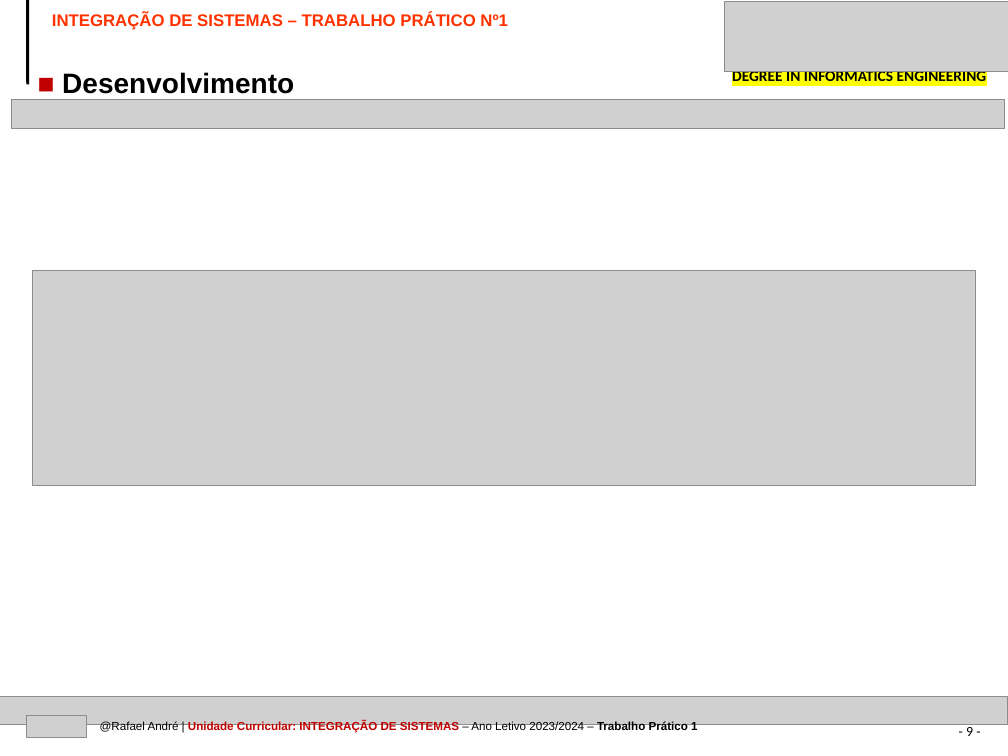
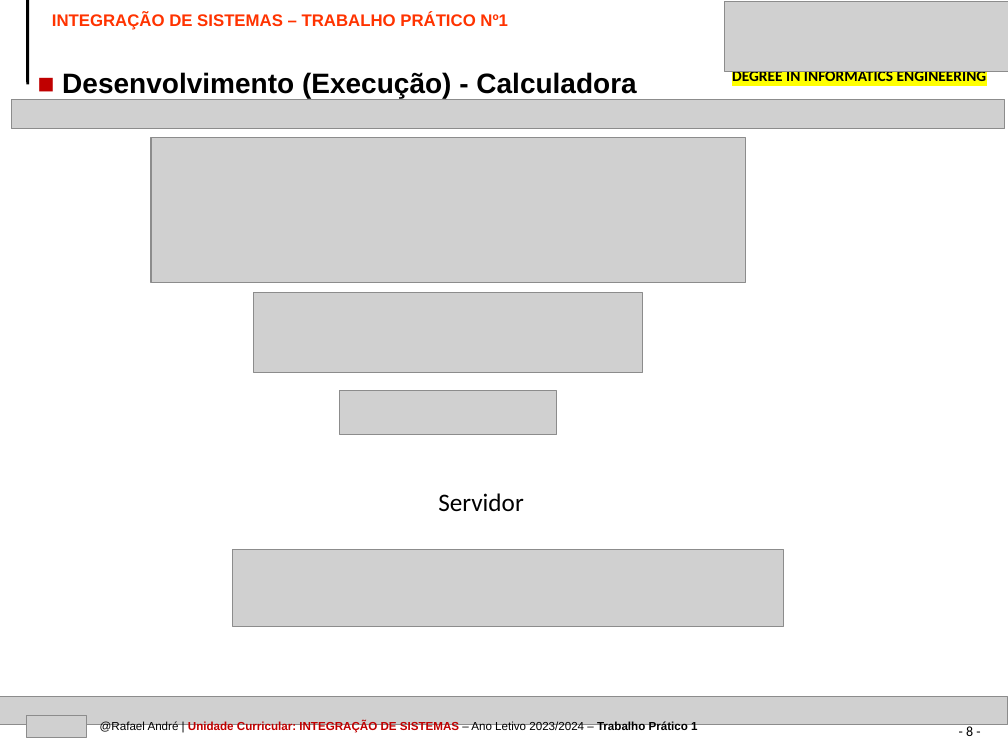
Before and after one commit to kromenz/Socket_Chat, a slide deck: slide 8 of IPVC-EI-TEMPLATE-PPT-IS-TRABALHO1.pptx (slide 9 before the commit). Drawn at 1008x756 pixels with LibreOffice and Linux fonts; fonts in the diff are those of the drawing; grey boxes stand for pictures. Boxes give left, top, right and bottom in pixels: in the first picture for what was removed or moved away, otherwise in the second. Text is boxed around its words. In the diff, an @@ line names an element or a change of style, - is before the commit and + after.

```diff
--- a/IPVC-EI-TEMPLATE-PPT-IS-TRABALHO1.pptx
+++ b/IPVC-EI-TEMPLATE-PPT-IS-TRABALHO1.pptx
@@ text at [62,72,636,98]: text changed @@
-■ Desenvolvimento
+■ Desenvolvimento (Execução) - Calculadora
@@ picture added at [151,138,746,283] @@
@@ picture removed at [32,270,975,486] @@
@@ picture added at [253,292,642,372] @@
@@ picture added at [340,391,557,435] @@
@@ text added at [438,493,523,511], 18 pt, text #000000 @@
+Servidor
@@ picture added at [233,549,783,626] @@
@@ page number at [966,724,973,736]: text changed @@
-- 9 -
+- 8 -
```
Also in this commit, not shown: 12 other slides changed, 3 slides added, 4 other files.
